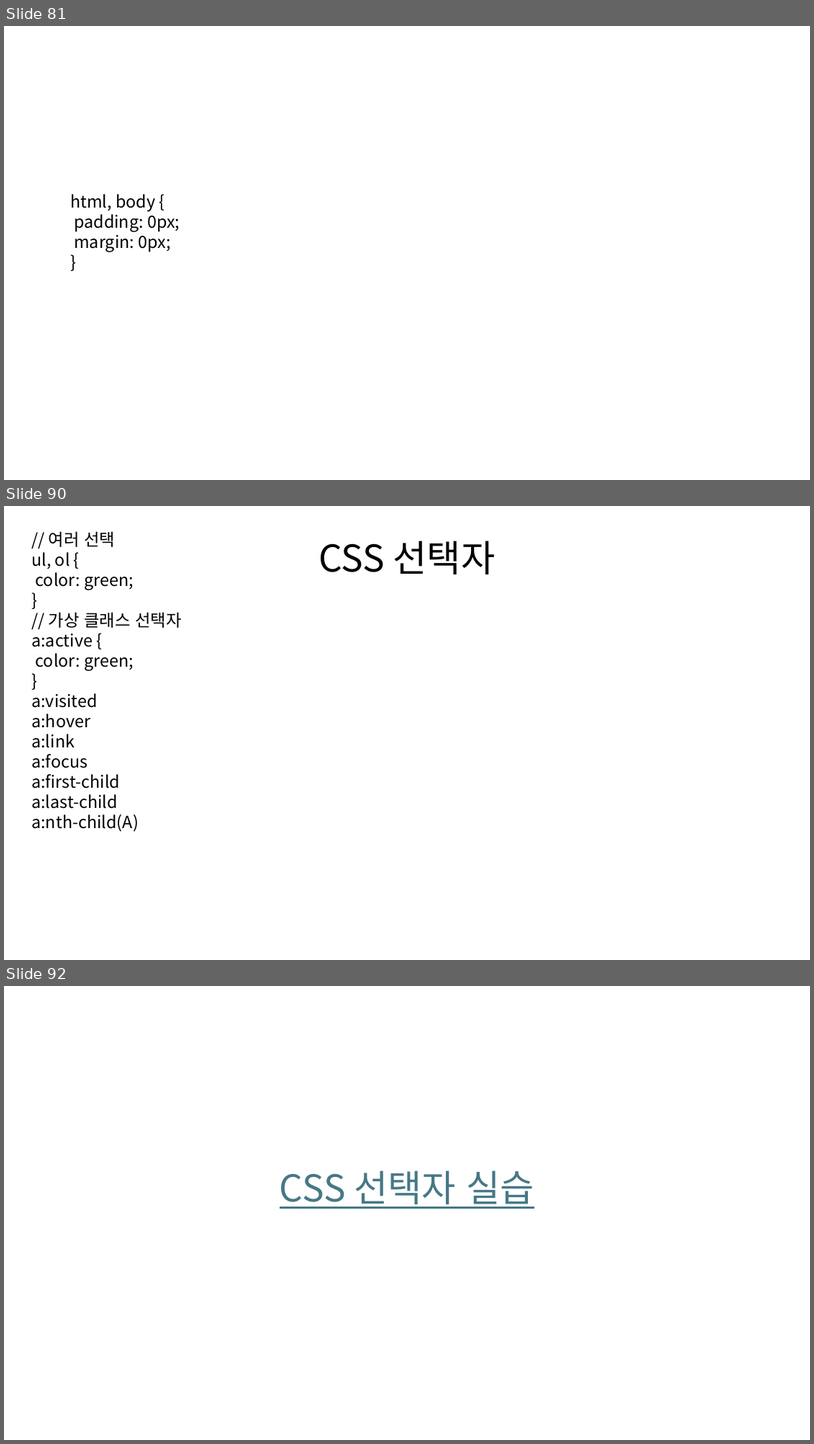
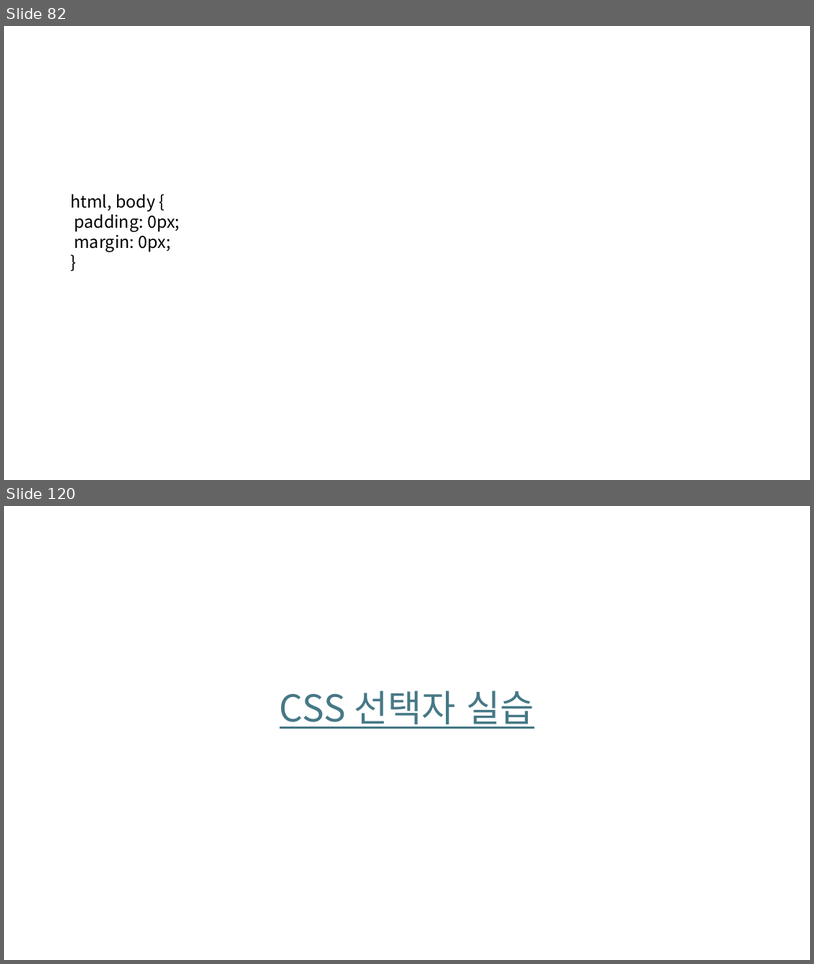
Before and after one commit to MainFe/mainfe.github.io, a slide deck: ppt/web-design.pptx. Shown one above the other, each under a label of ours: slides 81, 90 and 92 before the commit, slides 82 and 120 after it; the slides between them are not shown. The pictures are 814x1444 and 814x964 pixels, drawn with LibreOffice and Linux fonts; fonts in the diff are those of the drawing. Boxes give left, top, right and bottom in pixels: in the first picture for what was removed or moved away, otherwise in the second. Text is boxed around its words. In the diff, an @@ line names an element or a change of style, - is before the commit and + after.

```diff
--- a/ppt/web-design.pptx
+++ b/ppt/web-design.pptx
@@ slide 90 removed at box(4, 506, 810, 960), background #FFFFFF @@
@@ text removed at box(31, 531, 181, 831) @@
-// 여러 선택
-ul, ol {
-color: green;
-}
-// 가상 클래스 선택자
-a:active {
-color: green;
-}
-a:visited
-a:hover
-a:link
-a:focus
-a:first-child
-a:last-child
-a:nth-child(A)
@@ text removed at box(319, 541, 496, 574) @@
-CSS 선택자
@@ what was slide 81 is now slide 82 @@
@@ what was slide 92 is now slide 120 @@
```
Also in this commit, not shown: 14 slides changed, 41 slides added, 9 other slides removed, 2 other files.
